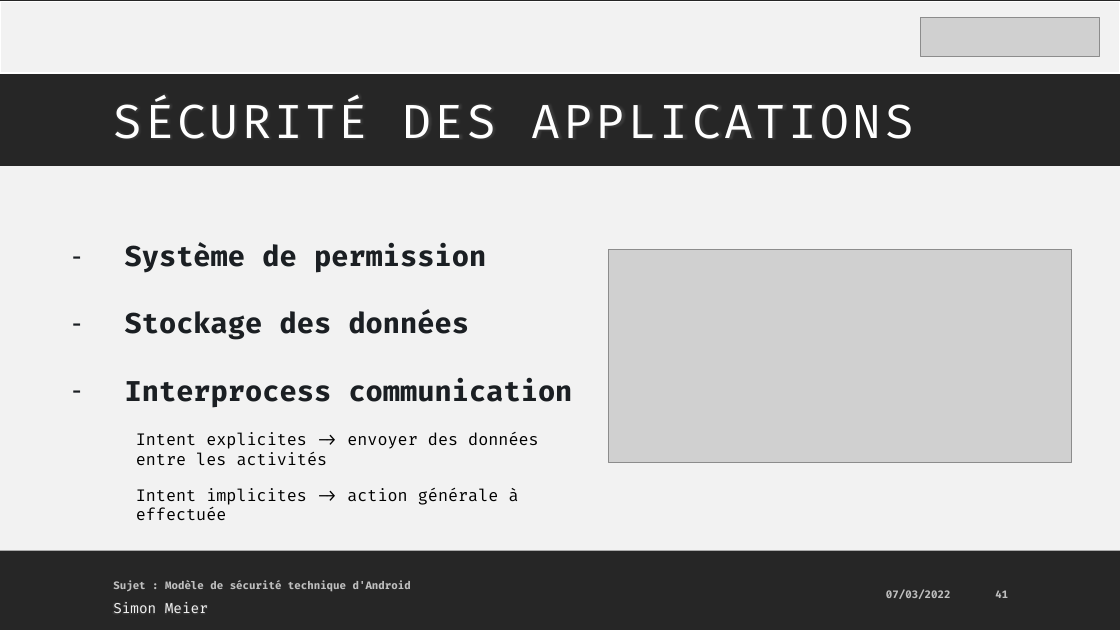
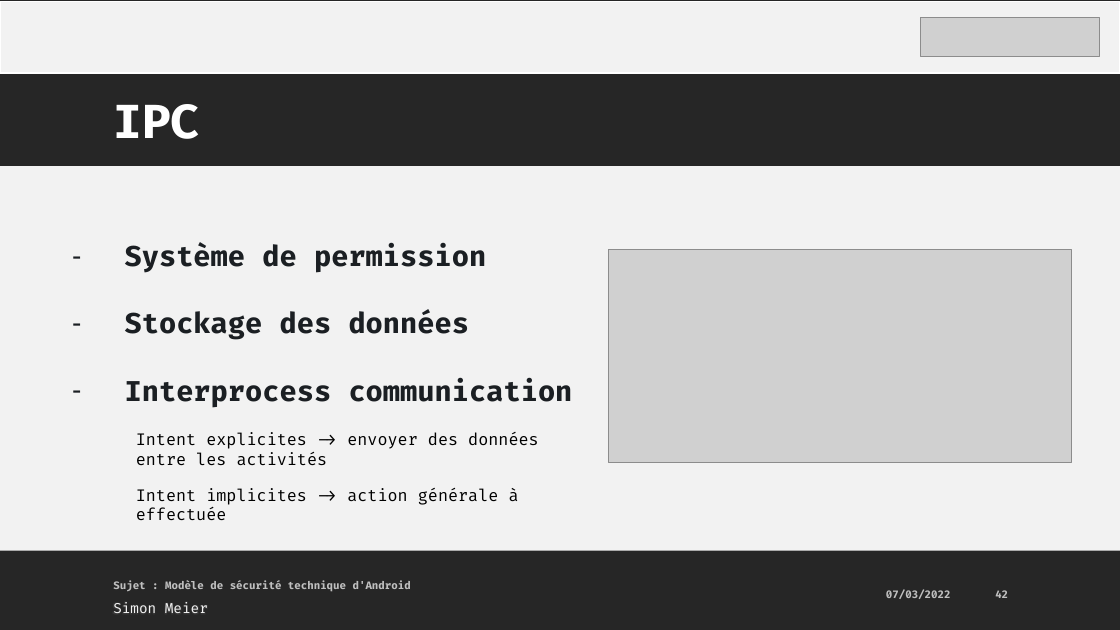
Before and after one commit to MrAresInFlesh/HeArcSecurityWorkspace, a slide deck: slide 42 of presentation/Presentation_ModeleSecuriteAndroid.pptx (slide 41 before the commit). Drawn at 1120x630 pixels with LibreOffice and Linux fonts; fonts in the diff are those of the drawing; grey boxes stand for pictures. Boxes give left, top, right and bottom in pixels: in the first picture for what was removed or moved away, otherwise in the second. Text is boxed around its words. In the diff, an @@ line names an element or a change of style, - is before the commit and + after.

```diff
--- a/presentation/Presentation_ModeleSecuriteAndroid.pptx
+++ b/presentation/Presentation_ModeleSecuriteAndroid.pptx
@@ text at bbox=[113, 104, 199, 139]: text changed; text colour gradient #FFFFFF to #A6A6A6 to #FFFFFF; bold on @@
-SÉCURITÉ DES APPLICATIONS
+IPC
```
Also in this commit, not shown: 5 other slides changed, 1 slide added, 1 other file.
